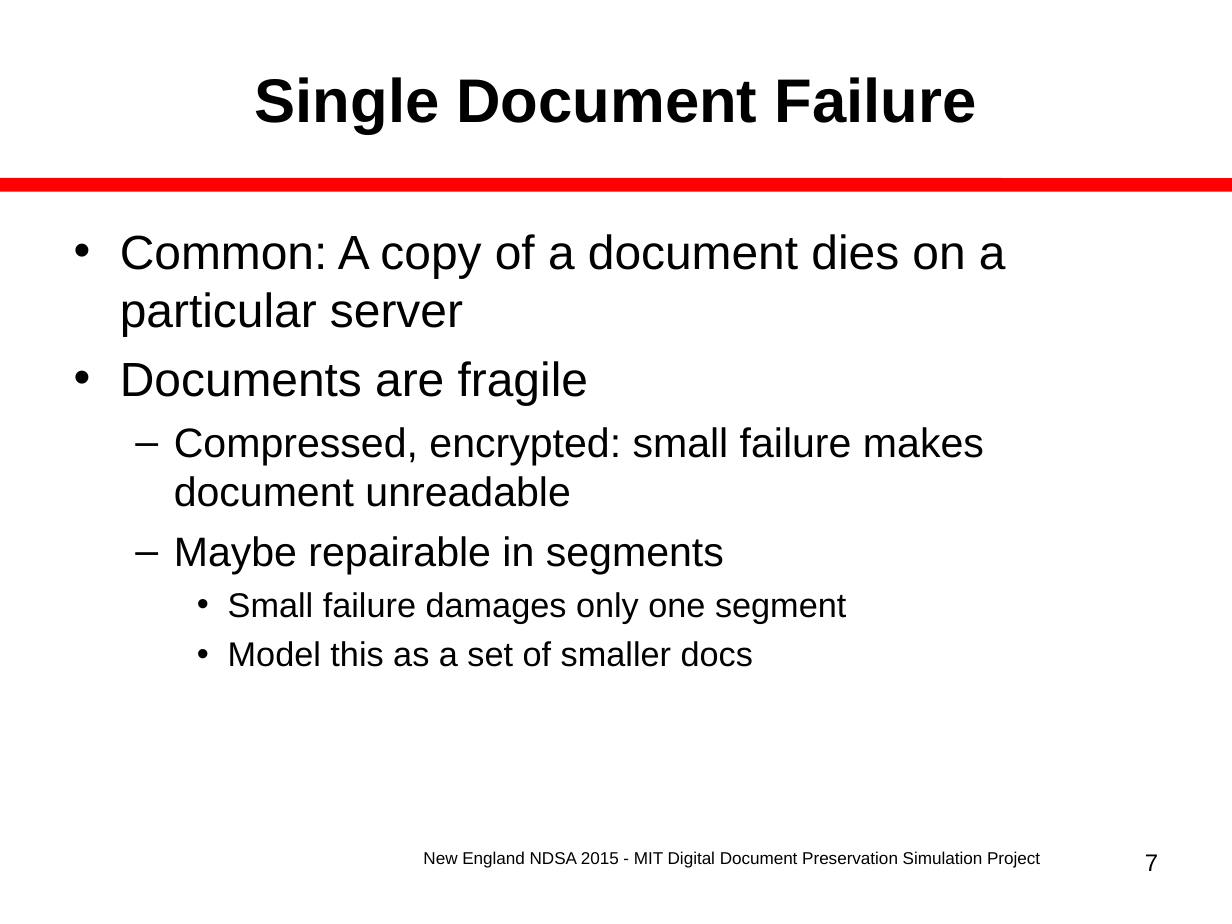
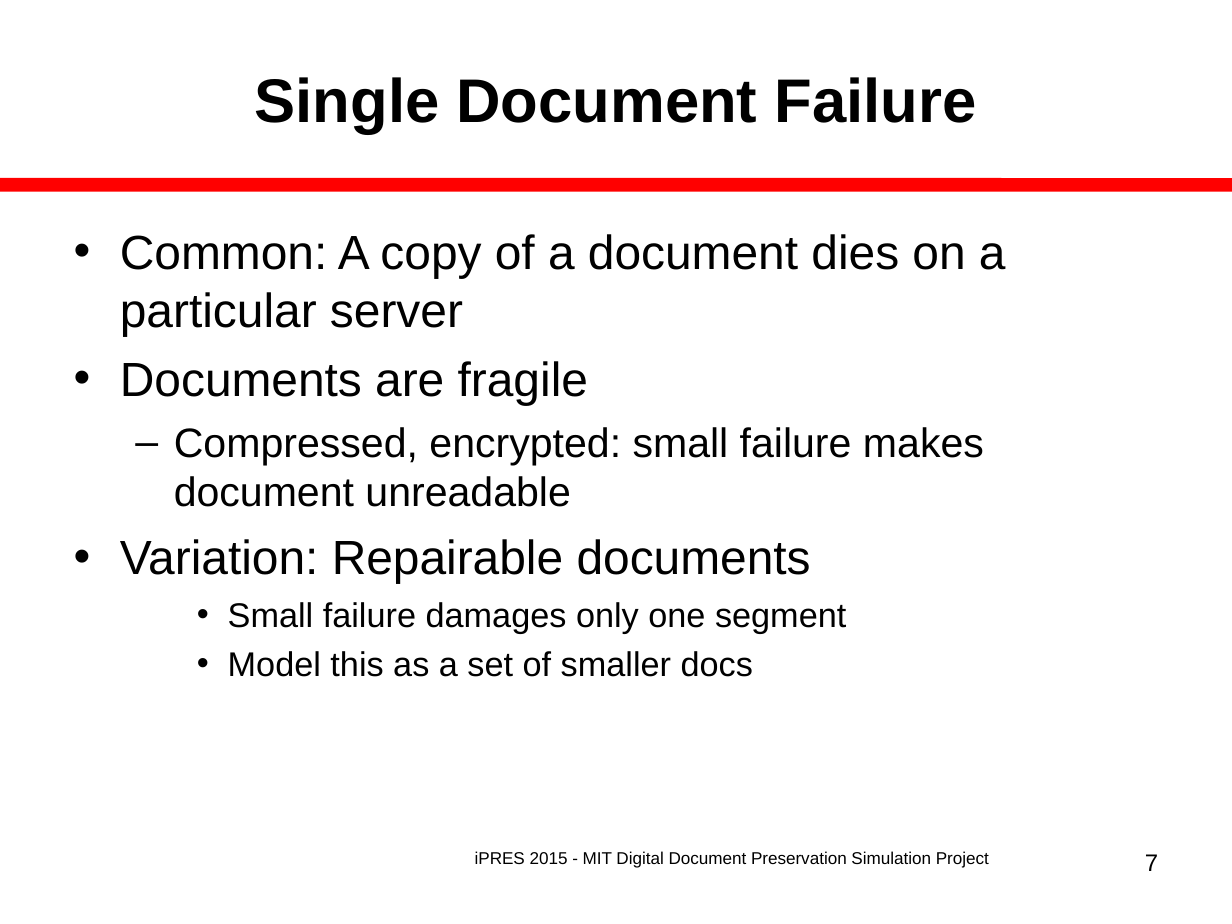
Before and after one commit to MIT-Informatics/PreservationSimulation, a slide deck: slide 7 of shelf/docs/Slides_iPres2015Nov.ppt. Drawn at 1232x924 pixels with LibreOffice and Linux fonts; fonts in the diff are those of the drawing. Boxes give left, top, right and bottom in pixels: in the first picture for what was removed or moved away, otherwise in the second. Text is boxed around its words. In the diff, an @@ line names an element or a change of style, - is before the commit and + after.

```diff
--- a/shelf/docs/Slides_iPres2015Nov.ppt
+++ b/shelf/docs/Slides_iPres2015Nov.ppt
@@ text at (x1=120, y1=539, x2=811, y2=584): text changed; size 24 to 28 pt @@
-  – Maybe repairable in segments
+• Variation: Repairable documents
@@ text at (x1=475, y1=851, x2=989, y2=868): text changed @@
-New England NDSA 2015 - MIT Digital Document Preservation Simulation Project
+iPRES 2015 - MIT Digital Document Preservation Simulation Project
```
Also in this commit, not shown: 26 other slides changed, 7 slides added, 10 other files.
